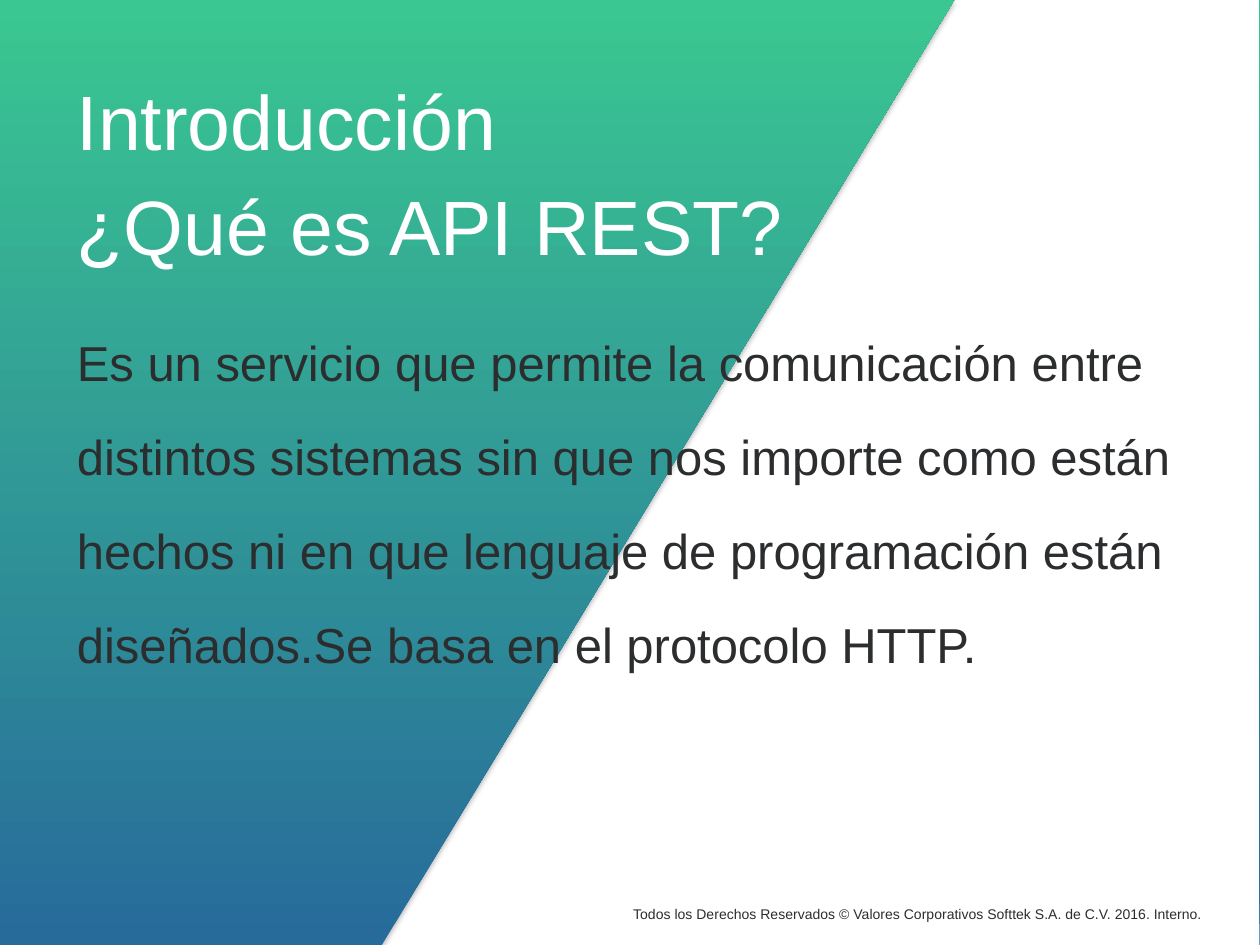
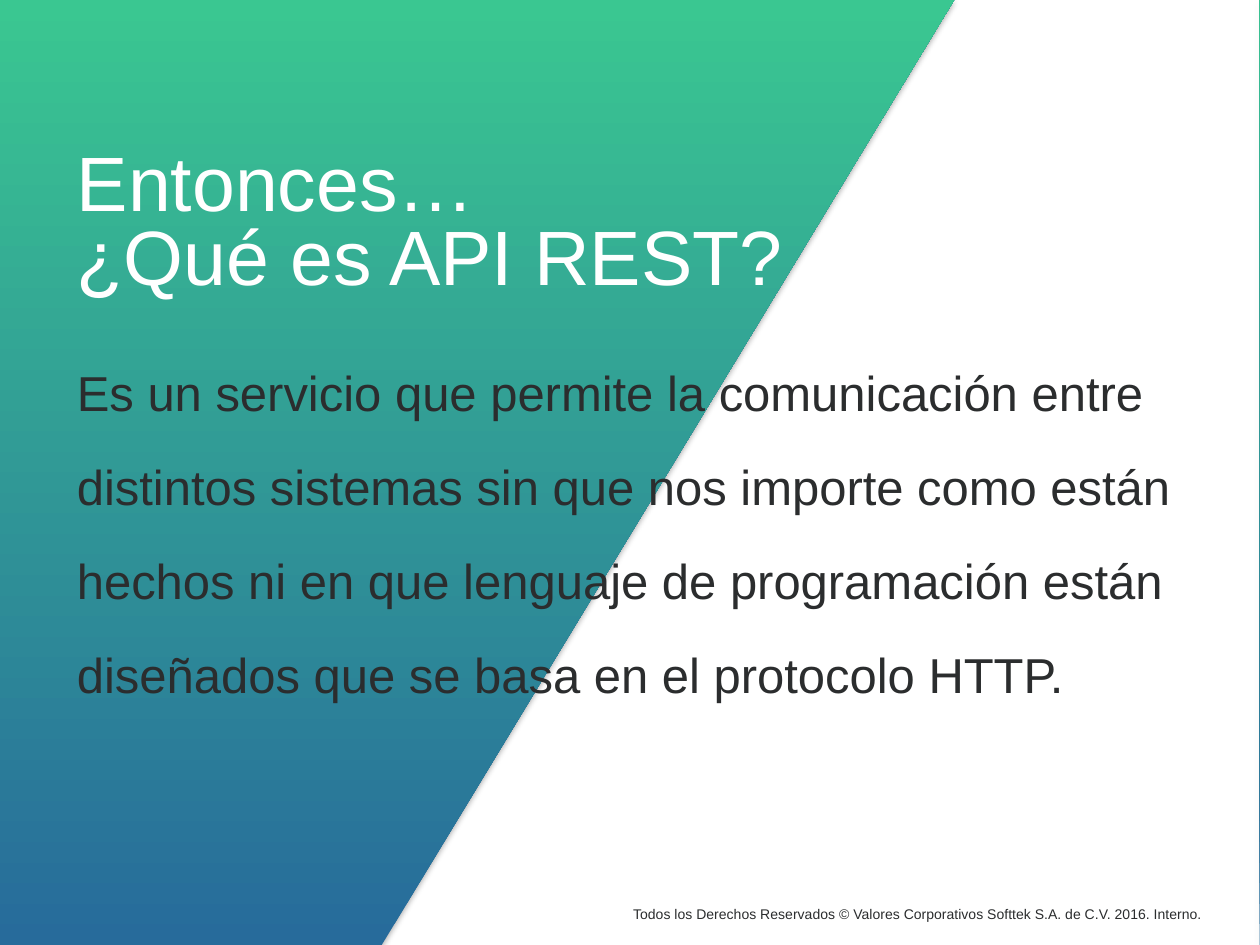
Before and after one commit to precagno/clase_slim, a slide deck: slide 5 of ppt_capacitacion_slim.pptx (slide 4 before the commit). Drawn at 1260x945 pixels with LibreOffice and Linux fonts; fonts in the diff are those of the drawing; background and template pictures are left out. Boxes give left, top, right and bottom in pixels: in the first picture for what was removed or moved away, otherwise in the second. Text is boxed around its words. In the diff, an @@ line names an element or a change of style, - is before the commit and + after.

```diff
--- a/ppt_capacitacion_slim.pptx
+++ b/ppt_capacitacion_slim.pptx
@@ text at [77,158,782,300]: text changed @@
-Introducción
-¿Qué es API REST?
+Entonces…
+¿Qué es API REST?
@@ text at [77,655,1064,704]: text changed @@
-diseñados.Se basa en el protocolo HTTP.
+diseñados que se basa en el protocolo HTTP.
```
Also in this commit, not shown: 7 other slides changed, 7 slides added, 4 slides removed, 1 other file.
